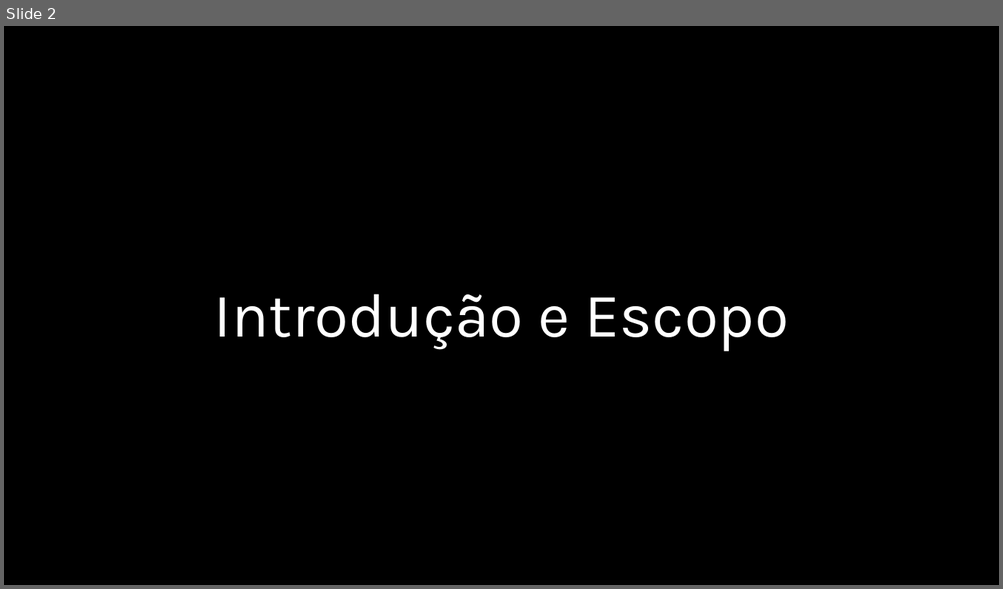
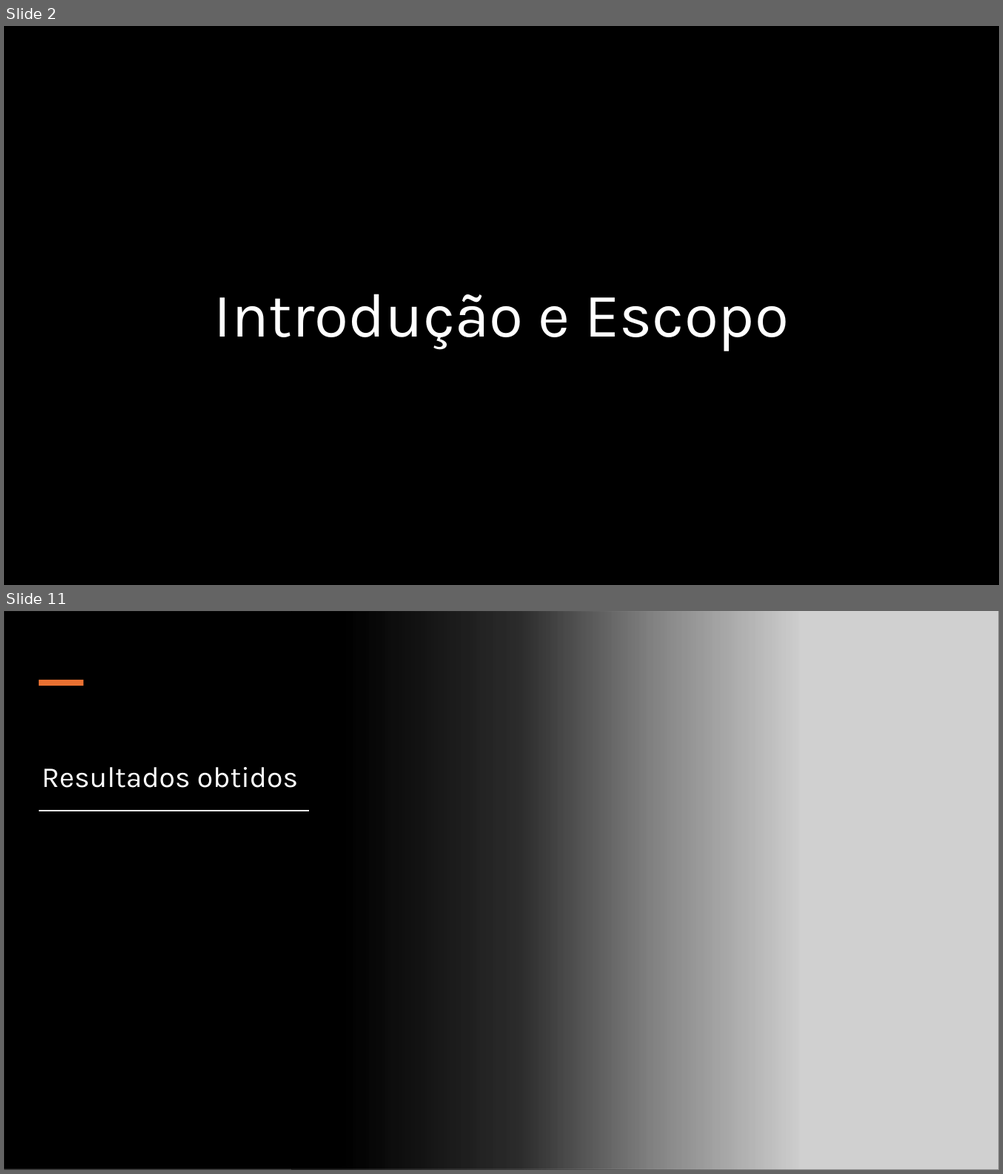
Before and after one commit to DeyvedAntonio/legal_analytics, a slide deck: 05_Documentacao/01_Power_point/Otimização de Custos de Ações Judiciais.pptx. Shown one above the other, each under a label of ours: slide 2 before the commit, slides 2 and 11 after it; the slides between them are not shown. The pictures are 1003x589 and 1003x1174 pixels, drawn with LibreOffice and Linux fonts; fonts in the diff are those of the drawing; grey boxes stand for pictures; background and template pictures are left out. Boxes give left, top, right and bottom in pixels: in the first picture for what was removed or moved away, otherwise in the second. Text is boxed around its words. In the diff, an @@ line names an element or a change of style, - is before the commit and + after.

```diff
--- a/05_Documentacao/01_Power_point/Otimização de Custos de Ações Judiciais.pptx
+++ b/05_Documentacao/01_Power_point/Otimização de Custos de Ações Judiciais.pptx
@@ slide 11 added at [4, 611, 999, 1170], background #FFFFFF @@
@@ rectangle added at [4, 611, 800, 1170], fill gradient #000000 @@
@@ picture added at [291, 611, 999, 1170] @@
@@ rectangle added at [38, 680, 83, 686], fill #E97132 @@
@@ title added at [42, 767, 298, 788], 28 pt, text #FFFFFF @@
+Resultados obtidos
@@ rectangle added at [39, 810, 308, 811], fill #000000, outline #FFFFFF 0.25 pt @@
```
Also in this commit, not shown: 6 slides changed, 5 other slides added, 1 slide removed, 1 other file.
